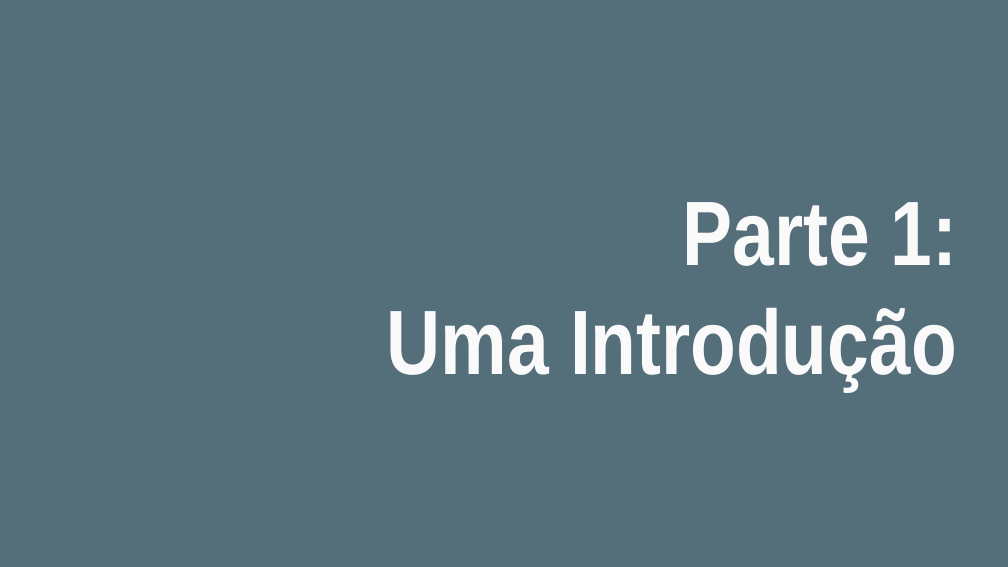
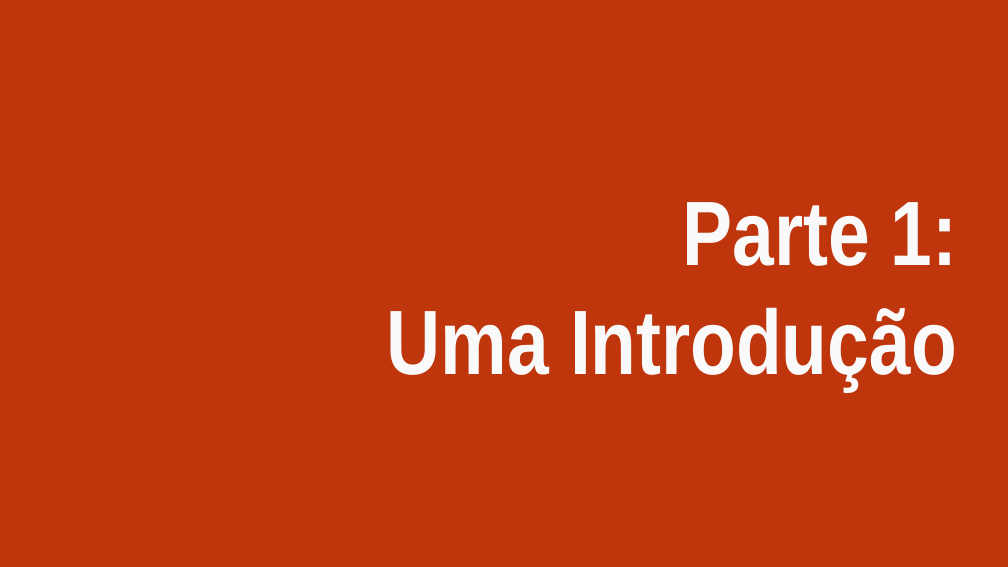
Before and after one commit to maurizioprizzi/finding_lanes, a slide deck: slide 1 of computer_vision_encounter_01.odp. Drawn at 1008x567 pixels with LibreOffice and Linux fonts; fonts in the diff are those of the drawing. Boxes give left, top, right and bottom in pixels: in the first picture for what was removed or moved away, otherwise in the second. Text is boxed around its words. In the diff, an @@ line names an element or a change of style, - is before the commit and + after.

```diff
--- a/computer_vision_encounter_01.odp
+++ b/computer_vision_encounter_01.odp
@@ background #546E7A to #BF360C @@
```
Also in this commit, not shown: 3 other slides changed.
